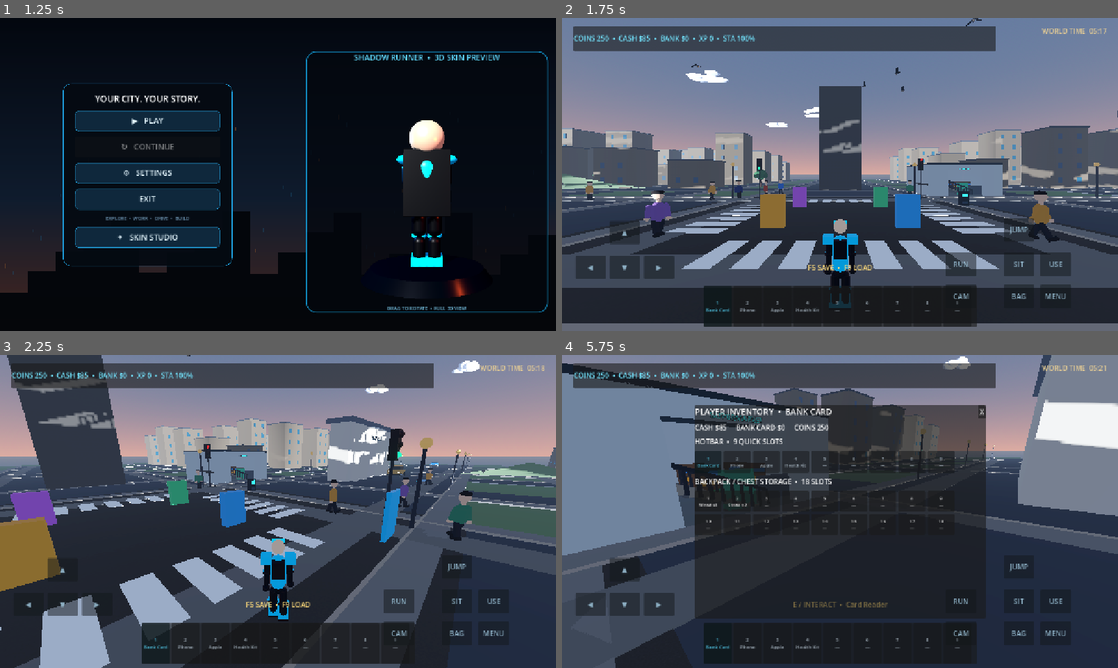
Above: before the commit, frames 1-4 (two rows, left to right).
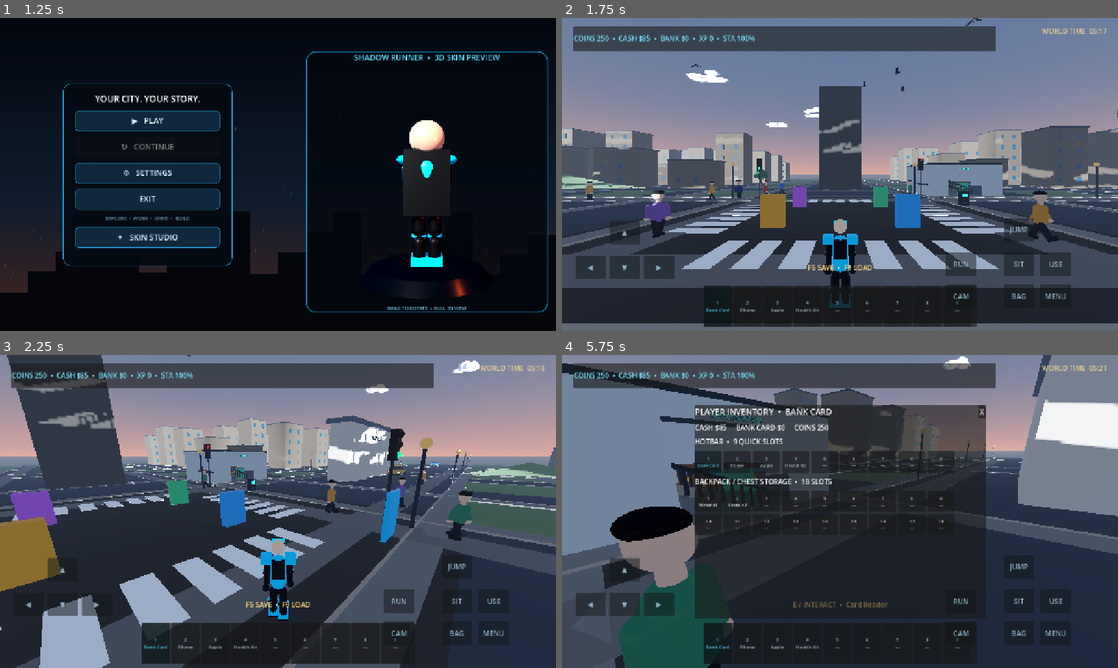
Above: after the commit, the same moments.

Repository: arezosaleh040-wq/Stickman
Game: Godot game, scene res://scenes/main.tscn
Same seed, same stepped clock (60 frames per second), same inputs: the game is played once before the commit and once after it.
Inputs (mouse positions are in pixels of both pictures, inside the frame that each line leads up to):
- Up to frame 1 (1.25 s): click "▲" at 0.5 s
- Up to frame 2 (1.75 s): click "▶ PLAY" at 1.25 s
- Up to frame 3 (2.25 s): tap Enter at 2 s; move the mouse to (305, 511) at 2.02 s; hold W (move_forward) from 2.03 s (still down); hold Ctrl (crouch) from 2.03 s (still down); click (305, 511) at 2.17 s
- Up to frame 4 (5.75 s): keep holding W (move_forward); tap Space (jump) at 2.27, 2.57, 3.02, 3.32, 4.52, 4.82, 5.27, 5.57 s; move the mouse to (812, 511) at 2.77 s; release Ctrl (crouch) at 2.78 s; tap Shift (sprint) at 2.85 s; move the mouse to (851, 505) at 3.52 s; tap V at 3.6 s; move the mouse to (834, 517) at 4.27 s; tap E at 4.35 s; click (834, 517) at 4.42 s; move the mouse to (878, 514) at 5.02 s; tap I at 5.1 s

Frame 1 is identical in both runs. In frame 2, less than 0.1% of the frame differs, in the area x 15-89%, y 51-72%; in frame 3, 0.4%; in frame 4, 6.0%, in the area x 8-31%, y 48-100%.
Error in both runs: Invalid call. Nonexistent 'float' constructor. (res://scripts/player.gd:371)

Commit message:
Give residents staggered schedules and distinct walking speeds

Diff:
--- a/scripts/world.gd
+++ b/scripts/world.gd
@@ -1525,13 +1525,15 @@
 		["Evan the Musician", "You can explore the side streets beyond the plaza.", Vector3(27.25, 0.1, 8.0)],
 		["Sana the Gardener", "The small parks are tucked between the city blocks.", Vector3(-27.25, 0.1, -8.0)]
 	]
-	for resident in residents:
+	for resident_index in range(residents.size()):
+		var resident: Array = residents[resident_index]
 		var npc := CharacterBody3D.new()
 		npc.set_script(load("res://scripts/npc.gd"))
 		npc.set("display_name", resident[0])
 		npc.set("dialogue", resident[1])
 		npc.set("wander_radius", 105.0)
-		npc.set("move_speed", 1.65)
+		npc.set("move_speed", 1.42 + float(resident_index % 4) * 0.13)
+		npc.set("schedule_offset", float(resident_index) * 0.087)
 		npc.position = resident[2]
 		add_child(npc)
 
